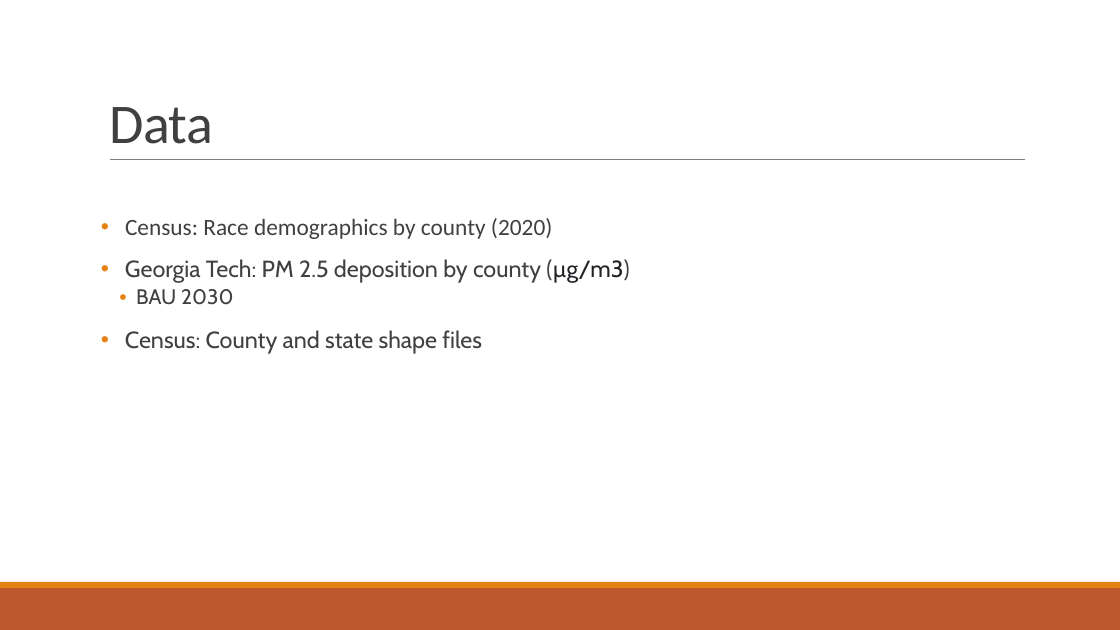
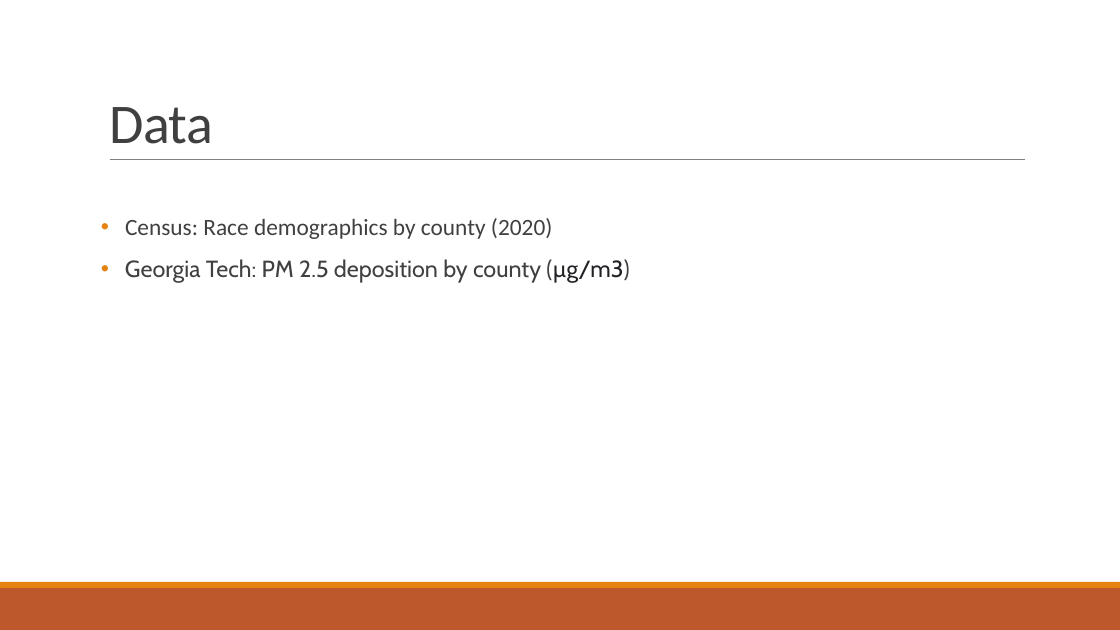
Before and after one commit to mqasimmehdi/pm_exp_by_race, a slide deck: slide 3 of Analysis/Presentation.pptx. Drawn at 1120x630 pixels with LibreOffice and Linux fonts; fonts in the diff are those of the drawing. Boxes give left, top, right and bottom in pixels: in the first picture for what was removed or moved away, otherwise in the second. Text is boxed around its words. In the diff, an @@ line names an element or a change of style, - is before the commit and + after.

```diff
--- a/Analysis/Presentation.pptx
+++ b/Analysis/Presentation.pptx
@@ text at [125, 289, 482, 354]: paragraphs removed @@
-  • BAU 2030
-• Census: County and state shape files
```
Also in this commit, not shown: 2 slides removed.
